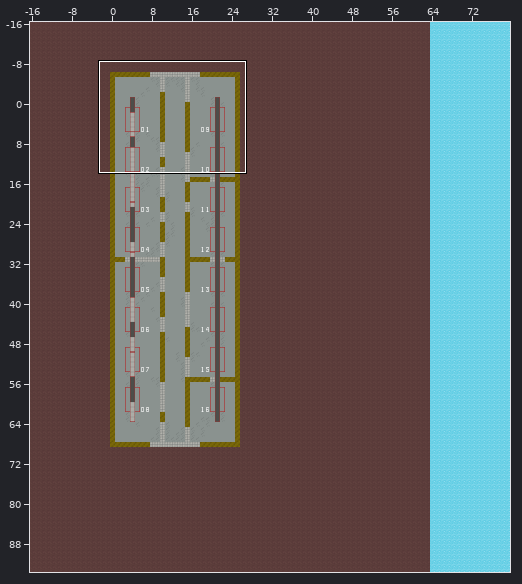
Two versions of a level (Tiled map, Assets/maps/UVZfac.tmx). Above, an overview of the earlier version with the close-up marked.
Close-up. As it was:
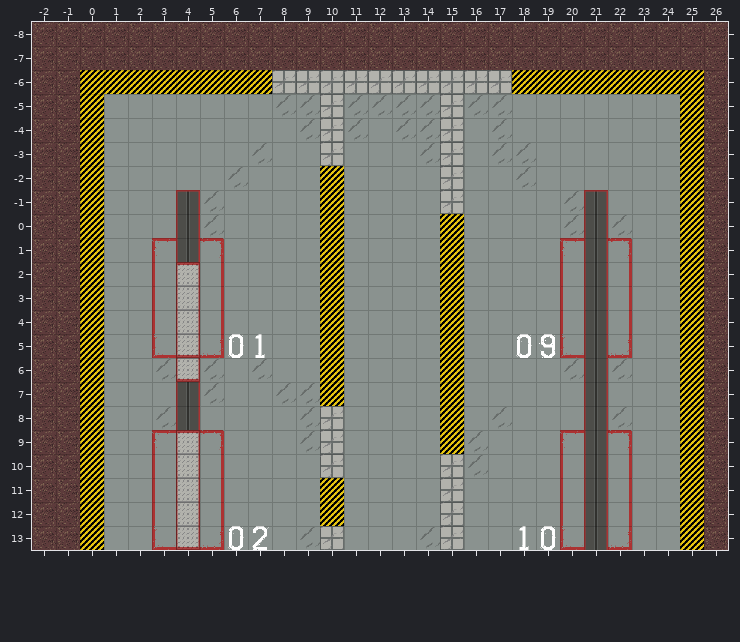
Cells are 32x32 px. Shown: x -2..26, y -8..13. The commit also changed other parts of the map, which this record leaves out.
The result:
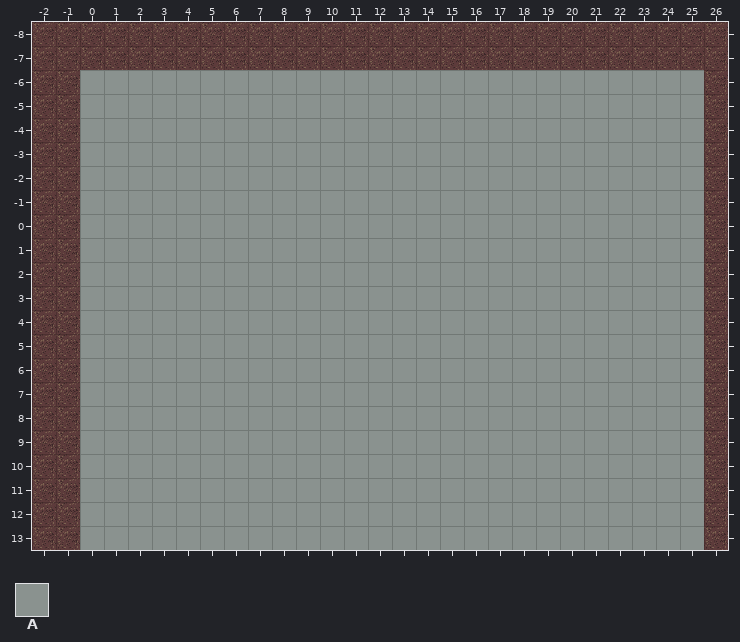
Key: from "Sprite-Fac": A 0.
_ is an empty cell, . an unchanged one.
Tiles of an added or newly shown layer are drawn over the layers below it.
Diff:
--- layer "Roof" (now shown)
@@ x 0..25 @@
--6 __________________________
--5 _.......__________......._
--4 _........___.___._......._
--3 _......_.._...__.__......_
--2 _....._..._...._.._......_
--1 _...__...._...._....__..._
- 0 _...__...._...._....___.._
- 1 _..___...._...._....___.._
- 2 _..___...._...._....___.._
- 3 _..___...._...._....___.._
- 4 _..___...._...._....___.._
- 5 _.._____.._...._.._____.._
- 6 _..___._.._...._....___.._
- 7 _...__..___...._....._..._
- 8 _..__....__...._._...__.._
- 9 _..___...__....__...___.._
-10 _..___...._....__...___.._
-11 _..___...._...._....___.._
-12 _..___...._...._....___.._
-13 _.._____.__...__.._____.._
+-6 AAAAAAAAAAAAAAAAAAAAAAAAAA
+-5 A.......AAAAAAAAAA.......A
+-4 A........AAA.AAA.A.......A
+-3 A......A..A...AA.AA......A
+-2 A.....A...A....A..A......A
+-1 A...AA....A....A....AA...A
+ 0 A...AA....A....A....AAA..A
+ 1 A..AAA....A....A....AAA..A
+ 2 A..AAA....A....A....AAA..A
+ 3 A..AAA....A....A....AAA..A
+ 4 A..AAA....A....A....AAA..A
+ 5 A..AAAAA..A....A..AAAAA..A
+ 6 A..AAA.A..A....A....AAA..A
+ 7 A...AA..AAA....A.....A...A
+ 8 A..AA....AA....A.A...AA..A
+ 9 A..AAA...AA....AA...AAA..A
+10 A..AAA....A....AA...AAA..A
+11 A..AAA....A....A....AAA..A
+12 A..AAA....A....A....AAA..A
+13 A..AAAAA.AA...AA..AAAAA..A
Where, in picture pixels (left, top, right, bottom), the same in both close-ups:
added: (80, 70, 704, 550)
